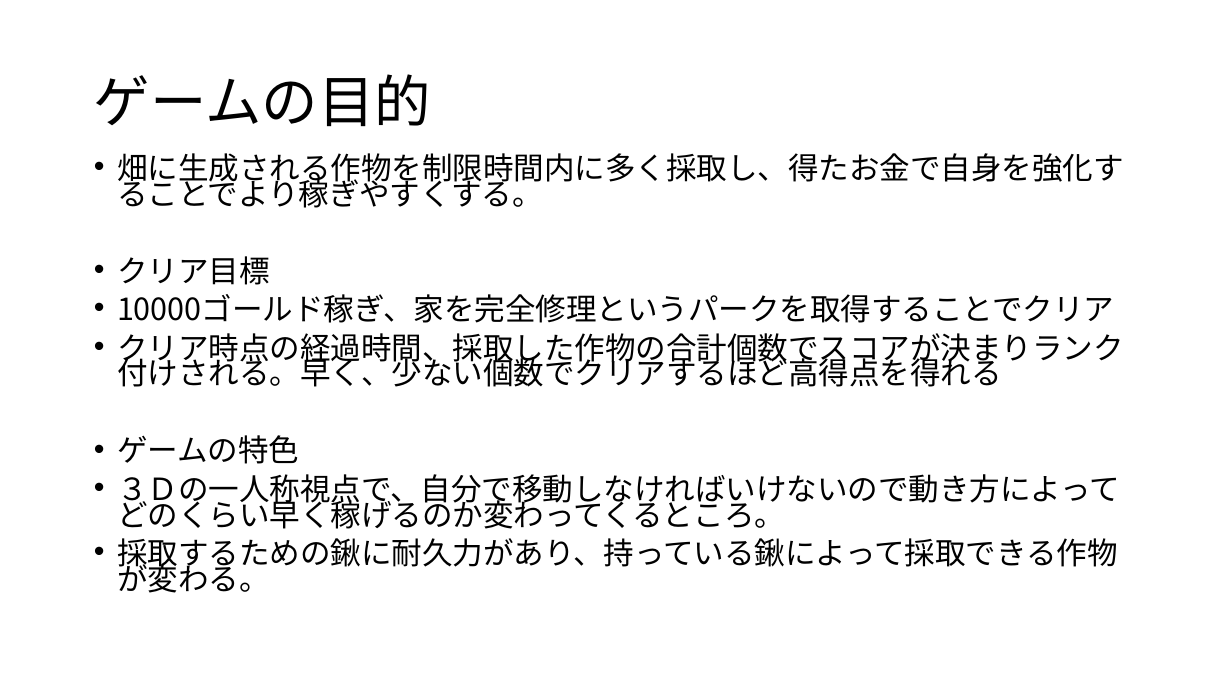
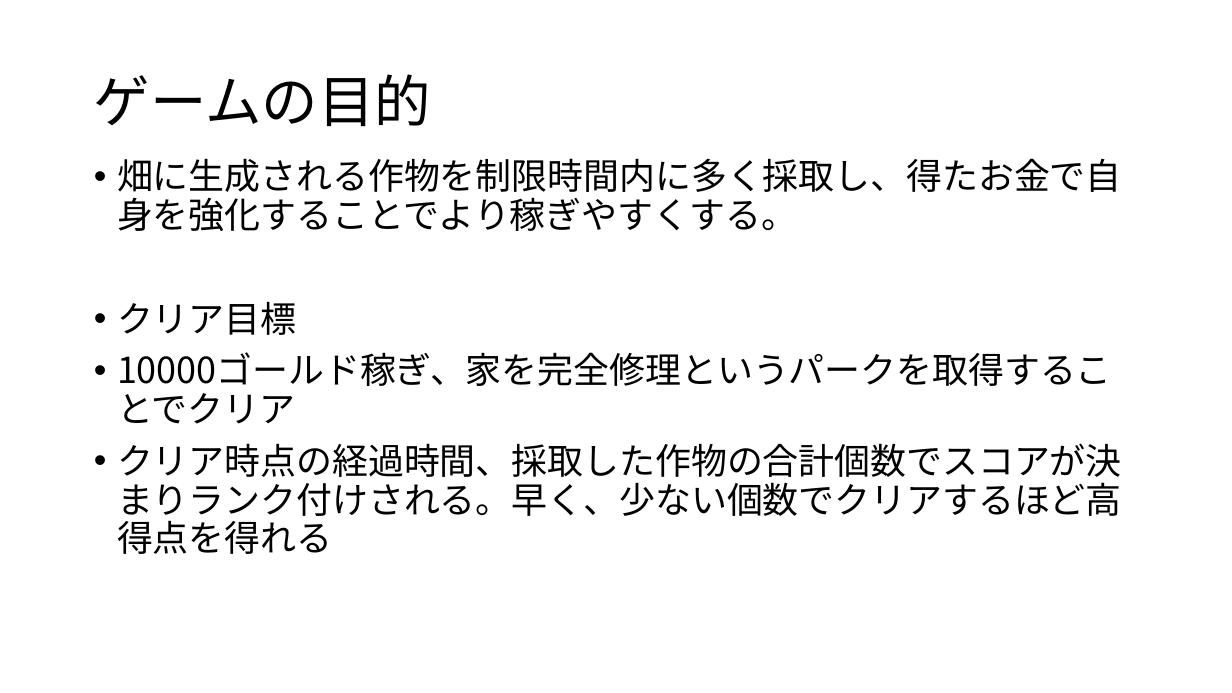
Before and after one commit to KawanoTakumi/FarmLife, a slide deck: slide 2 of FarmLife_企画.pptx. Drawn at 1232x693 pixels with LibreOffice and Linux fonts; fonts in the diff are those of the drawing. Boxes give left, top, right and bottom in pixels: in the first picture for what was removed or moved away, otherwise in the second. Text is boxed around its words. In the diff, an @@ line names an element or a change of style, - is before the commit and + after.

```diff
--- a/FarmLife_企画.pptx
+++ b/FarmLife_企画.pptx
@@ text "畑に生成される作物を制限時間内に多く採取し、得たお金で自身を強化することでより稼ぎやすくする。" at bbox=[117, 158, 1122, 554]: size 23.8 to 28 pt; line spacing 0.7 to 0.9 @@
@@ text at bbox=[117, 435, 1120, 593]: paragraphs removed @@
-• ゲームの特色
-• ３Ｄの一人称視点で、自分で移動しなければいけないので動き方によってどのくらい早く稼げるのか変わってくるところ。
-• 採取するための鍬に耐久力があり、持っている鍬によって採取できる作物が変わる。
```
Also in this commit, not shown: 3 other slides changed, 1 slide removed.
